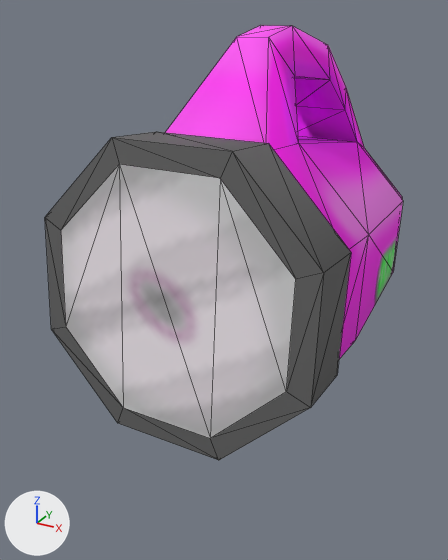
Renders of the FBX model media/models_X/ZombieScannerMK2.FBX from each side of a commit.
Camera for both pictures: a camera (50 mm lens) standing at (0.254, -0.571, 0.348) and looking at (-0.032, -0.05, 0.087). The axes (+X, +Y, +Z) are drawn at lower left. The lights are the same throughout. Mesh edges are drawn as thin lines. Where no turn or scale is listed for an object, it has been applied to the vertices.

The older version as bpy lines, for what is in view:
```python
me_mesh = bpy.data.meshes.new('Mesh')
me_mesh.from_pydata(...)  # 71 vertices, 142 faces; spans x -0.126..0.126, y -0.212..0.196, z -0.001..0.332
me_mesh.materials.append(mat_08___default)  # picture img_zombiescannermk2_png
ob_flashlight = bpy.data.objects.new('FlashLight', me_mesh)
ob_flashlight.location = (0.0, 0.0, 0.0)
```
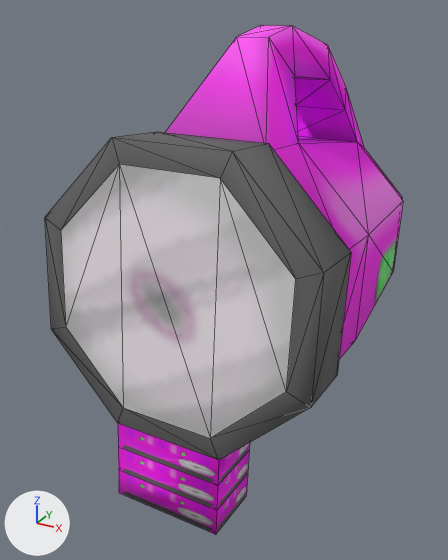
Location of each change, (x1, y1, x2, y2) in pixels of the pictures (448 x 560 px):
```json
{"object": "FlashLight", "change": "reshaped", "before": [45, 25, 403, 460], "after": [45, 25, 403, 534], "on screen": "17% taller"}
{"part": 1, "of": "me_mesh", "change": "built on", "after": [118, 423, 250, 534], "on screen": "pink"}
```

Scene script edits in JSON lines:
```json
{"block": "me_mesh", "where": "# used by ob_flashlight; location = (0.0, 0.0, 0.0)"}
{"op": "remove", "block": "me_mesh", "code": "me_mesh.from_pydata(...)  # 71 vertices, 142 faces; spans x -0.126..0.126, y -0.212..0.196, z -0.001..0.332"}
{"op": "add", "block": "me_mesh", "code": "me_mesh.from_pydata(...)  # 83 vertices, 157 faces; spans x -0.126..0.126, y -0.219..0.196, z -0.077..0.332"}
{"block": "me_mesh", "change": "me_mesh part 1"}
{"block": "me_mesh", "change": "2 faces are deleted"}
{"block": "me_mesh", "change": "12 vertices are added at x -0.052..0.052, y -0.219..-0.155, z -0.077..-0.021"}
{"block": "me_mesh", "change": "17 new faces join them"}
```
